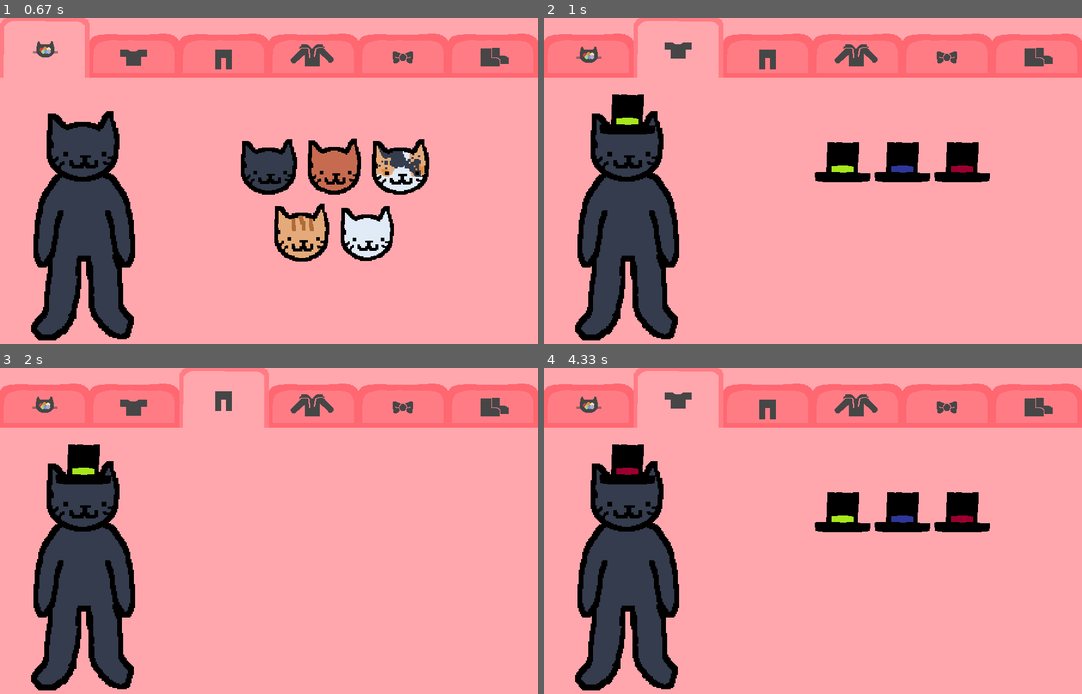
Above: before the commit, frames 1-4 (two rows, left to right).
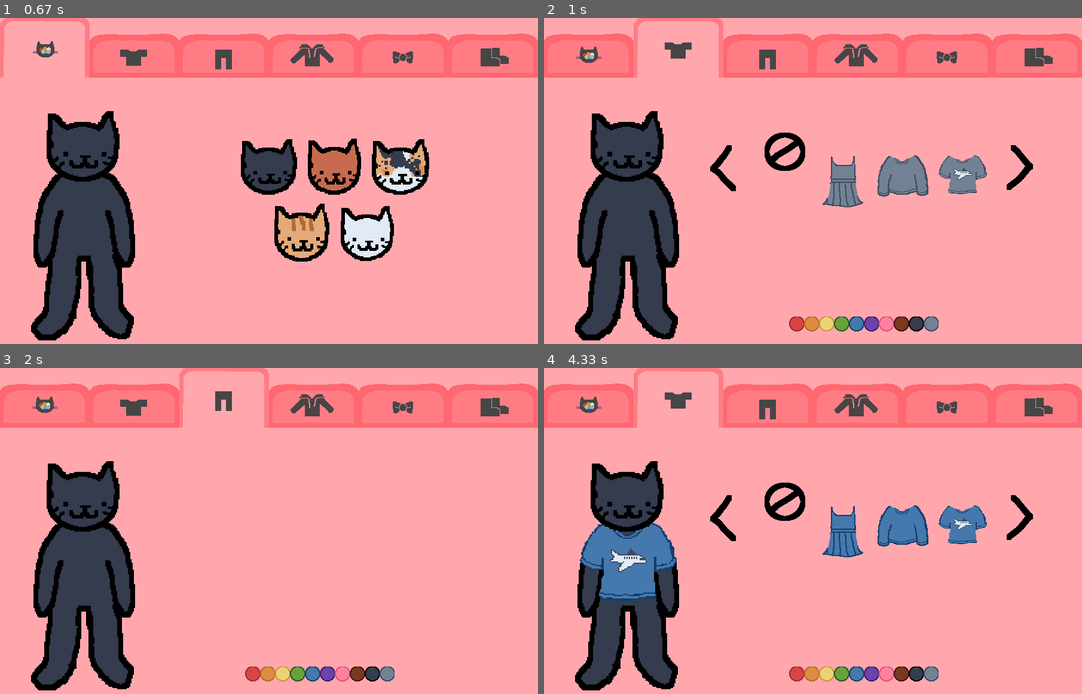
Above: after the commit, the same moments.

Repository: reddwryly/catDressUpPygame
Game: pygame game, started from main.py
The game is run twice, just before and just after one commit, with the same random seed, the same clock (stepped at 60 frames per second) and the same inputs.
Inputs (mouse positions are in pixels of both pictures, inside the frame that each line leads up to):
- Up to frame 1 (0.67 s): press the mouse at (269, 177) at 0.37 s; move the mouse to (188, 161) at 0.47 s; release the mouse at (102, 141) at 0.6 s
- Up to frame 2 (1 s): click (678, 47) at 0.72 s
- Up to frame 3 (2 s): press the mouse at (225, 397) at 1.03 s; move the mouse to (349, 540) at 1.13 s; release the mouse at (473, 680) at 1.27 s; press the mouse at (295, 674) at 1.37 s; move the mouse to (193, 544) at 1.47 s; release the mouse at (91, 413) at 1.6 s; press the mouse at (312, 674) at 1.7 s; move the mouse to (252, 544) at 1.8 s; release the mouse at (193, 413) at 1.93 s
- Up to frame 4 (4.33 s): press the mouse at (947, 397) at 2.03 s; move the mouse to (909, 420) at 2.13 s; release the mouse at (872, 442) at 2.27 s; click (856, 397) at 2.38 s; press the mouse at (1038, 397) at 2.7 s; move the mouse to (915, 534) at 2.8 s; release the mouse at (791, 671) at 2.93 s; press the mouse at (769, 397) at 3.03 s; move the mouse to (786, 413) at 3.13 s; release the mouse at (807, 433) at 3.27 s; press the mouse at (931, 674) at 3.37 s; move the mouse to (877, 667) at 3.47 s; release the mouse at (818, 664) at 3.6 s; press the mouse at (899, 674) at 3.7 s; move the mouse to (807, 547) at 3.8 s; release the mouse at (710, 423) at 3.93 s; press the mouse at (780, 501) at 4.03 s; move the mouse to (882, 521) at 4.13 s; release the mouse at (985, 540) at 4.27 s

Frame 1 is identical in both runs. In frame 2, 6.3% of the frame differs, in the area x 10-91%, y 23-97%; in frame 3, 1.8%; in frame 4, 9.2%, in the area x 6-91%, y 23-97%.

Commit message:
ShirtTabAlmostComplete

Diff:
--- a/main.py
+++ b/main.py
@@ -28,13 +28,20 @@
 ShoesTabSelected = pygame.image.load(r'asset\tabs\selectedShoes.png')
 ShoesTabUnselected = pygame.image.load(r'asset\tabs\unselectedShoes.png')
 
-shirtPickerGreen = pygame.image.load(r'asset\hats\0.png')
-shirtPickerPurple = pygame.image.load(r'asset\hats\1.png')
-shirtPickerRed = pygame.image.load(r'asset\hats\2.png')
-
-characterGreen = pygame.image.load(r'asset/character/0.png')
-characterPurple = pygame.image.load(r'asset/character/1.png')
-characterRed = pygame.image.load(r'asset/character/2.png')
+leftArrow = pygame.image.load(r'asset\button\left.png')
+rightArrow = pygame.image.load(r'asset\button\right.png')
+
+#temp color selectors
+redSelect = pygame.image.load(r'asset\button\red.png')
+orangeSelect = pygame.image.load(r'asset\button\orange.png')
+yellowSelect = pygame.image.load(r'asset\button\yellow.png')
+greenSelect = pygame.image.load(r'asset\button\green.png')
+blueSelect = pygame.image.load(r'asset\button\blue.png')
+purpleSelect = pygame.image.load(r'asset\button\purple.png')
+pinkSelect = pygame.image.load(r'asset\button\pink.png')
+brownSelect = pygame.image.load(r'asset\button\brown.png')
+blackSelect = pygame.image.load(r'asset\button\black.png')
+graySelect = pygame.image.load(r'asset\button\gray.png')
 
 blackCat = pygame.image.load(r'asset/character/black.png')
 brownCat = pygame.image.load(r'asset/character/brown.png')
@@ -47,6 +54,16 @@
 calicoCatSelect = pygame.image.load(r'asset/furColorSelect/calico.png')
 orangeCatSelect = pygame.image.load(r'asset/furColorSelect/orange.png')
 whiteCatSelect = pygame.image.load(r'asset/furColorSelect/white.png')
+
+#temp
+shirtPickerGreen = pygame.image.load(r'asset\hats\0.png')
+shirtPickerPurple = pygame.image.load(r'asset\hats\1.png')
+shirtPickerRed = pygame.image.load(r'asset\hats\2.png')
+shirtNone = pygame.image.load(r'asset\button\no.png')
+
+characterGreen = pygame.image.load(r'asset/character/0.png')
+characterPurple = pygame.image.load(r'asset/character/1.png')
+characterRed = pygame.image.load(r'asset/character/2.png')
 
 class Button:
     def __init__(self, x, y, image):
@@ -58,10 +75,9 @@
     def draw(self):
         action = False
 
-        pos = pygame.mouse.get_pos()
-
-        if self.rect.collidepoint(pos):
+        if self.rect.collidepoint(pygame.mouse.get_pos()):
             if pygame.mouse.get_pressed()[0] == 1 and self.clicked == False:
+                self.clicked = True
                 action = True
 
         if pygame.mouse.get_pressed()[0] == 0:
@@ -86,9 +102,19 @@
 ShoesTabSelectedB = Button(750,0, ShoesTabSelected)
 ShoesTabUnselectedB = Button(750,0, ShoesTabUnselected)
 
-shirtPickerGreenB = Button(450,200, shirtPickerGreen)
-shirtPickerPurpleB = Button(550,200, shirtPickerPurple)
-shirtPickerRedB = Button(650,200, shirtPickerRed)
+leftArrowB =  Button(250,200, leftArrow)
+rightArrowB = Button(750,200, rightArrow)
+
+redSelectB = Button(410,500, redSelect)
+orangeSelectB = Button(435,500, orangeSelect)
+yellowSelectB = Button(460,500, yellowSelect)
+greenSelectB = Button(485,500, greenSelect)
+blueSelectB = Button(510,500, blueSelect)
+purpleSelectB = Button(535,500, purpleSelect)
+pinkSelectB = Button(560,500, pinkSelect)
+brownSelectB= Button(585,500, brownSelect)
+blackSelectB = Button(610,500, blackSelect)
+graySelectB = Button(635,500, graySelect)
 
 blackCatSelectB = Button(400,200, blackCatSelect)
 brownCatSelectB = Button(510,200, brownCatSelect)
@@ -103,7 +129,7 @@
     def run(self):
         screen.fill('#ffa7ad')
         if startButton.draw():
-            self.gameStateManager.set_state('Color')
+            self.gameStateManager.setState('Color')
 
 class drawCharacter:
     def __init__(self, display, characterDraw):
@@ -117,7 +143,7 @@
         self.display = display
         self.shirtDraw = shirtDraw
     def draw(self):
-        self.display.blit(self.gameStateManager.getShirtDraw(), (90, 120))
+        self.display.blit((pygame.transform.scale_by(self.gameStateManager.getShirtDraw(), 2)), (40, 150))
 
 class Color(drawCharacter):
     def __init__(self, display, gameStateManager, characterDraw):
@@ -127,15 +153,15 @@
     def run(self):
         ColorTabSelectedB.draw()
         if ShirtTabUnselectedB.draw():
-            self.gameStateManager.set_state('Shirt')
+            self.gameStateManager.setState('Shirt')
         if PantsTabUnselectedB.draw():
-            self.gameStateManager.set_state('Pants')
+            self.gameStateManager.setState('Pants')
         if SweaterTabUnselectedB.draw():
-            self.gameStateManager.set_state('Sweater')
+            self.gameStateManager.setState('Sweater')
         if AccessoriesTabUnselectedB.draw():
-            self.gameStateManager.set_state('Accessories')
+            self.gameStateManager.setState('Accessories')
         if ShoesTabUnselectedB.draw():
-            self.gameStateManager.set_state('Shoes')
+            self.gameStateManager.setState('Shoes')
         if blackCatSelectB.draw():
             self.gameStateManager.setCharacterDraw(pygame.image.load(r'asset/character/black.png'))
         if brownCatSelectB.draw():
@@ -147,48 +173,150 @@
         if whiteCatSelectB.draw():
             self.gameStateManager.setCharacterDraw(pygame.image.load(r'asset/character/white.png'))
         drawCharacter.draw(self)
+        drawShirt.draw(self)
+
 
 class Shirt(Color, drawShirt):
-    def __init__(self, display, gameStateManager, shirtDraw):
+    def __init__(self, display, gameStateManager, shirtDraw, color, shirts, shirtSelect, shirtIndex1, shirtIndex2, shirtIndex3, shirtIndex4):
         super().__init__(display, gameStateManager, shirtDraw)
         shirtDraw = gameStateManager.getCharacterDraw()
+        self.color = color
+        self.color = 9
+        self.shirts = shirts
+        # self.shirts = [r'asset\empty.png', r'asset/Shirts/shortdress/'+str(self.color)+'.png', r'asset/Shirts/longsleve/'+str(self.color)+'.png', r'asset\Shirts\plane/'+str(self.color)+'.png', r'asset\Shirts\tanktop/'+str(self.color)+'.png', r'asset\Shirts\tshirt/'+str(self.color)+'.png']
+        self.shirtSelect = shirtSelect
+        # self.shirtSelect = [r'asset\button\no.png', r'asset/Shirts/shortdress/'+str(self.color)+'.png', r'asset/Shirts/longsleve/'+str(self.color)+'.png', r'asset\Shirts\plane/'+str(self.color)+'.png', r'asset\Shirts\tanktop/'+str(self.color)+'.png', r'asset\Shirts\tshirt/'+str(self.color)+'.png']
+        self.shirtIndex1 = shirtIndex1
+        self.shirtIndex1 = 0
+        self.shirtIndex2 = shirtIndex2
+        self.shirtIndex2 = 1
+        self.shirtIndex3 = shirtIndex3
+        self.shirtIndex3 = 2
+        self.shirtIndex4 = shirtIndex4
+        self.shirtIndex4 = 3
     def run(self):
         ShirtTabSelectedB.draw()
         if ColorTabUnselectedB.draw():
-            self.gameStateManager.set_state('Color')
+            self.gameStateManager.setState('Color')
         if PantsTabUnselectedB.draw():
-            self.gameStateManager.set_state('Pants')
+            self.gameStateManager.setState('Pants')
         if SweaterTabUnselectedB.draw():
-            self.gameStateManager.set_state('Sweater')
+            self.gameStateManager.setState('Sweater')
         if AccessoriesTabUnselectedB.draw():
-            self.gameStateManager.set_state('Accessories')
+            self.gameStateManager.setState('Accessories')
         if ShoesTabUnselectedB.draw():
-            self.gameStateManager.set_state('Shoes')
-        if shirtPickerGreenB.draw():
-            self.gameStateManager.setShirtDraw(pygame.image.load(r'asset/hats/0.png'))
-        if shirtPickerPurpleB.draw():
-            self.gameStateManager.setShirtDraw(pygame.image.load(r'asset/hats/1.png'))
-        if shirtPickerRedB.draw():
-            self.gameStateManager.setShirtDraw(pygame.image.load(r'asset/hats/2.png'))
+            self.gameStateManager.setState('Shoes')
+        if redSelectB.draw():
+            self.color = 0
+        if orangeSelectB.draw():
+            self.color = 1
+        if yellowSelectB.draw():
+            self.color = 2
+        if greenSelectB.draw():
+            self.color = 3
+        if blueSelectB.draw():
+            self.color = 4
+        if purpleSelectB.draw():
+            self.color = 5
+        if pinkSelectB.draw():
+            self.color = 6
+        if brownSelectB.draw():
+            self.color = 7
+        if blackSelectB.draw():
+            self.color = 8
+        if graySelectB.draw():
+            self.color = 9
+        self.shirts = [r'asset\empty.png', r'asset/Shirts/shortdress/'+str(self.color)+'.png', r'asset/Shirts/longsleve/'+str(self.color)+'.png', r'asset\Shirts\plane/'+str(self.color)+'.png', r'asset\Shirts\tanktop/'+str(self.color)+'.png', r'asset\Shirts\tshirt/'+str(self.color)+'.png']
+        self.shirtSelect = [r'asset\button\no.png', r'asset/Shirts/shortdress/'+str(self.color)+'.png', r'asset/Shirts/longsleve/'+str(self.color)+'.png', r'asset\Shirts\plane/'+str(self.color)+'.png', r'asset\Shirts\tanktop/'+str(self.color)+'.png', r'asset\Shirts\tshirt/'+str(self.color)+'.png']
+        if rightArrowB.draw():
+            if self.shirtIndex1 < len(self.shirts) - 1:
+                self.shirtIndex1 += 1
+            else:
+                self.shirtIndex1 = 0
+            if self.shirtIndex2 < len(self.shirts) - 1:
+                self.shirtIndex2 += 1
+            else:
+                self.shirtIndex2 = 0
+            if self.shirtIndex3 < len(self.shirts) - 1:
+                self.shirtIndex3 += 1
+            else:
+                self.shirtIndex3 = 0
+            if self.shirtIndex4 < len(self.shirts) - 1:
+                self.shirtIndex4 += 1
+            else:
+                self.shirtIndex4 = 0
+        if leftArrowB.draw():
+            if self.shirtIndex1 > 0:
+                self.shirtIndex1 -= 1
+            else:
+                self.shirtIndex1 = len(self.shirts) - 1
+            if self.shirtIndex2 > 0:
+                self.shirtIndex2 -= 1
+            else:
+                self.shirtIndex2 = len(self.shirts) - 1
+            if self.shirtIndex3 > 0:
+                self.shirtIndex3 -= 1
+            else:
+                self.shirtIndex3 = len(self.shirts) - 1
+            if self.shirtIndex4 > 0:
+                self.shirtIndex4 -= 1
+            else:
+                self.shirtIndex4 = len(self.shirts) - 1
+        shirtBlit1 = pygame.image.load(self.shirtSelect[self.shirtIndex1])
+        shirtBlit2 = pygame.image.load(self.shirtSelect[self.shirtIndex2])
+        shirtBlit3 = pygame.image.load(self.shirtSelect[self.shirtIndex3])
+        shirtBlit4 = pygame.image.load(self.shirtSelect[self.shirtIndex4])
+        shirtBlit1B = Button(350,175, shirtBlit1)
+        shirtBlit2B = Button(450,175, shirtBlit2)
+        shirtBlit3B = Button(550,175, shirtBlit3)
+        shirtBlit4B = Button(650,175, shirtBlit4)
+        if shirtBlit1B.draw():
+            self.gameStateManager.setShirtDraw(pygame.image.load(self.shirts[self.shirtIndex1]))
+        if shirtBlit2B.draw():
+            self.gameStateManager.setShirtDraw(pygame.image.load(self.shirts[self.shirtIndex2]))
+        if shirtBlit3B.draw():
+            self.gameStateManager.setShirtDraw(pygame.image.load(self.shirts[self.shirtIndex3]))
+        if shirtBlit4B.draw():
+            self.gameStateManager.setShirtDraw(pygame.image.load(self.shirts[self.shirtIndex4]))
         drawCharacter.draw(self)
         drawShirt.draw(self)
 
 class Pants(Shirt):
-    def __init__(self, display, gameStateManager, shirtDraw):
-        super().__init__(display, gameStateManager, shirtDraw)
+    def __init__(self, display, gameStateManager, shirtDraw, color, shirts, shirtSelect, shirtIndex1, shirtIndex2, shirtIndex3, shirtIndex4):
+        super().__init__(display, gameStateManager, shirtDraw, color, shirts, shirtSelect, shirtIndex1, shirtIndex2, shirtIndex3, shirtIndex4)
         shirtDraw = gameStateManager.getShirtDraw()
     def run(self):
         PantsTabSelectedB.draw()
         if ColorTabUnselectedB.draw():
-            self.gameStateManager.set_state('Color')
+            self.gameStateManager.setState('Color')
         if ShirtTabUnselectedB.draw():
-            self.gameStateManager.set_state('Shirt')
+            self.gameStateManager.setState('Shirt')
         if SweaterTabUnselectedB.draw():
-            self.gameStateManager.set_state('Sweater')
+            self.gameStateManager.setState('Sweater')
         if AccessoriesTabUnselectedB.draw():
-            self.gameStateManager.set_state('Accessories')
+            self.gameStateManager.setState('Accessories')
         if ShoesTabUnselectedB.draw():
-            self.gameStateManager.set_state('Shoes')
+            self.gameStateManager.setState('Shoes')
+        if redSelectB.draw():
+            self.color = 0
+        if orangeSelectB.draw():
+            self.color = 1
+        if yellowSelectB.draw():
+            self.color = 2
+        if greenSelectB.draw():
+            self.color = 3
+        if blueSelectB.draw():
+            self.color = 4
+        if purpleSelectB.draw():
+            self.color = 5
+        if pinkSelectB.draw():
+            self.color = 6
+        if brownSelectB.draw():
+            self.color = 7
+        if blackSelectB.draw():
+            self.color = 8
+        if graySelectB.draw():
+            self.color = 9
         drawCharacter.draw(self)
         drawShirt.draw(self)
 
@@ -199,15 +327,15 @@
     def run(self):
         SweaterTabSelectedB.draw()
         if ColorTabUnselectedB.draw():
-            self.gameStateManager.set_state('Color')
+            self.gameStateManager.setState('Color')
         if ShirtTabUnselectedB.draw():
-            self.gameStateManager.set_state('Shirt')
+            self.gameStateManager.setState('Shirt')
         if PantsTabUnselectedB.draw():
-            self.gameStateManager.set_state('Pants')
+            self.gameStateManager.setState('Pants')
         if AccessoriesTabUnselectedB.draw():
-            self.gameStateManager.set_state('Accessories')
+            self.gameStateManager.setState('Accessories')
         if ShoesTabUnselectedB.draw():
-            self.gameStateManager.set_state('Shoes')
+            self.gameStateManager.setState('Shoes')
 
 class Accessories:
     def __init__(self, display, gameStateManager):
@@ -216,15 +344,15 @@
     def run(self):
         AccessoriesTabSelectedB.draw()
         if ColorTabUnselectedB.draw():
-            self.gameStateManager.set_state('Color')
+            self.gameStateManager.setState('Color')
         if ShirtTabUnselectedB.draw():
-            self.gameStateManager.set_state('Shirt')
+            self.gameStateManager.setState('Shirt')
         if PantsTabUnselectedB.draw():
-            self.gameStateManager.set_state('Pants')
+            self.gameStateManager.setState('Pants')
         if SweaterTabUnselectedB.draw():
-            self.gameStateManager.set_state('Sweater')
+            self.gameStateManager.setState('Sweater')
         if ShoesTabUnselectedB.draw():
-            self.gameStateManager.set_state('Shoes')
+            self.gameStateManager.setState('Shoes')
 
 class Shoes:
     def __init__(self, display, gameStateManager):
@@ -233,25 +361,25 @@
     def run(self):
         ShoesTabSelectedB.draw()
         if ColorTabUnselectedB.draw():
-            self.gameStateManager.set_state('Color')
+            self.gameStateManager.setState('Color')
         if ShirtTabUnselectedB.draw():
-            self.gameStateManager.set_state('Shirt')
+            self.gameStateManager.setState('Shirt')
         if PantsTabUnselectedB.draw():
-            self.gameStateManager.set_state('Pants')
+            self.gameStateManager.setState('Pants')
         if SweaterTabUnselectedB.draw():
-            self.gameStateManager.set_state('Sweater')
+            self.gameStateManager.setState('Sweater')
         if AccessoriesTabUnselectedB.draw():
-            self.gameStateManager.set_state('Accessories')
+            self.gameStateManager.setState('Accessories')
 
 class GameStateManager:
     def __init__(self, currentState):
         self.currentState = currentState
         self.characterDraw = pygame.image.load(r'asset/character/black.png')
-        self.shirtDraw = pygame.image.load(r'asset/hats/0.png')
-
-    def get_state(self):
+        self.shirtDraw = pygame.image.load(r'asset\hats\empty.png')
+
+    def getState(self):
         return self.currentState
-    def set_state(self, state):
+    def setState(self, state):
         self.currentState = state
     def getCharacterDraw(self):
         return self.characterDraw
@@ -271,12 +399,19 @@
 
         self.characterDraw = blackCat
         self.shirtDraw = shirtPickerGreen
+        self.color = 9
+        self.shirts = []
+        self.shirtSelect = []
+        self.shirtIndex1 = 0
+        self.shirtIndex2 = 1
+        self.shirtIndex3 = 2
+        self.shirtIndex4 = 3
         self.gameStateManager = GameStateManager('start')
 
         self.start = Start(self.screen, self.gameStateManager)
         self.Color = Color(self.screen, self.gameStateManager, self.characterDraw)
-        self.Shirt = Shirt(self.screen, self.gameStateManager, self.shirtDraw)
-        self.Pants = Pants(self.screen, self.gameStateManager, self.shirtDraw)
+        self.Shirt = Shirt(self.screen, self.gameStateManager, self.shirtDraw, self.color, self.shirts, self.shirtSelect, self.shirtIndex1, self.shirtIndex2, self.shirtIndex3, self.shirtIndex4)
+        self.Pants = Pants(self.screen, self.gameStateManager, self.shirtDraw, self.color, self.shirts, self.shirtSelect, self.shirtIndex1, self.shirtIndex2, self.shirtIndex3, self.shirtIndex4)
         self.Sweater = Sweater(self.screen, self.gameStateManager)
         self.Accessories = Accessories(self.screen, self.gameStateManager)
         self.Shoes = Shoes(self.screen, self.gameStateManager)
@@ -294,7 +429,7 @@
                     pygame.quit()
                     sys.exit()
 
-            self.states[self.gameStateManager.get_state()].run()
+            self.states[self.gameStateManager.getState()].run()
 
             pygame.display.update()
             self.clock.tick(FPS)
--- /dev/null
+++ b/test.py
@@ -0,0 +1,4 @@
+color = 10
+shirtSelect = [r'asset\button\no.png', r'asset/Shirts/plane/'+str(color) + r'.png', r'asset/Shirts/tshirt/'+ str(color) + r'.png', r'asset/Shirts/longsleve/'+str(color)+r'.png', r'asset/Shirts/tanktop/'+str(color)+r'.png', r'asset/Shirts/shortdress/'+str(color)+r'.png']
+for i in shirtSelect:
+    print(i)
Binary file added: asset/Shirts/greenhat.png
Binary file added: asset/Shirts/longsleve/0.png
Binary file added: asset/Shirts/longsleve/1.png
Binary file added: asset/Shirts/longsleve/2.png
Binary file added: asset/Shirts/longsleve/3.png
Binary file added: asset/Shirts/longsleve/4.png
Binary file added: asset/Shirts/longsleve/5.png
Binary file added: asset/Shirts/longsleve/6.png
Binary file added: asset/Shirts/longsleve/7.png
Binary file added: asset/Shirts/longsleve/8.png
Binary file added: asset/Shirts/longsleve/9.png
Binary file added: asset/Shirts/plane/0.png
(and 53 more such lines)
